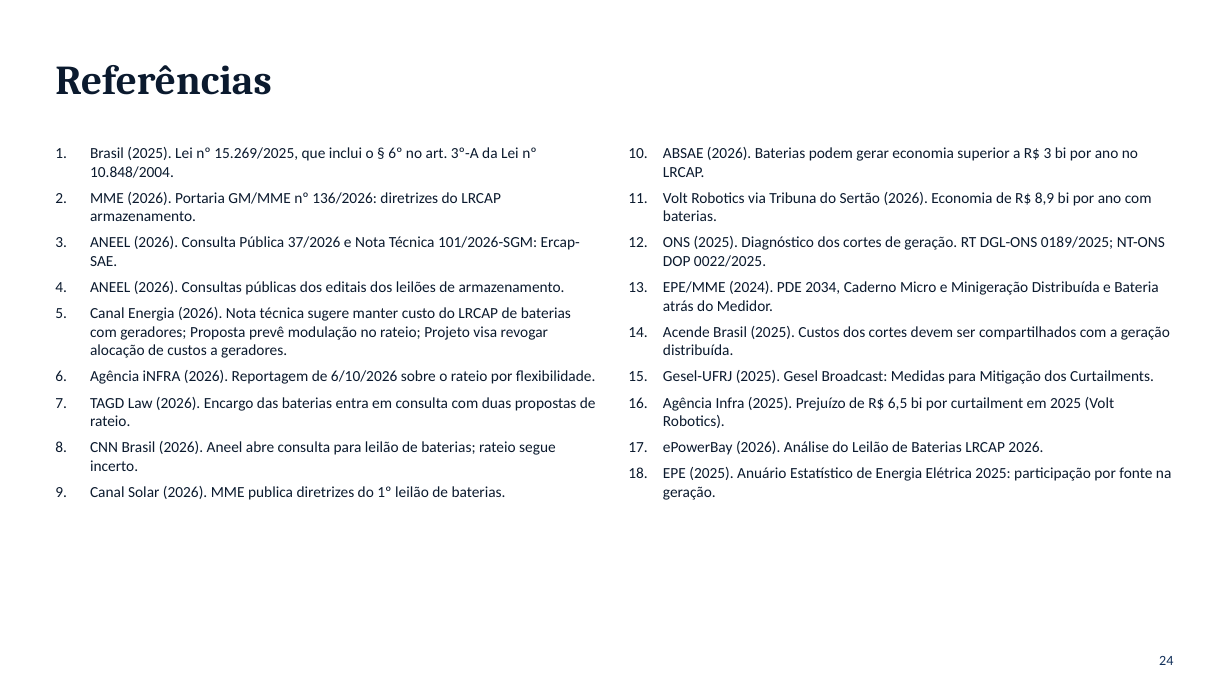
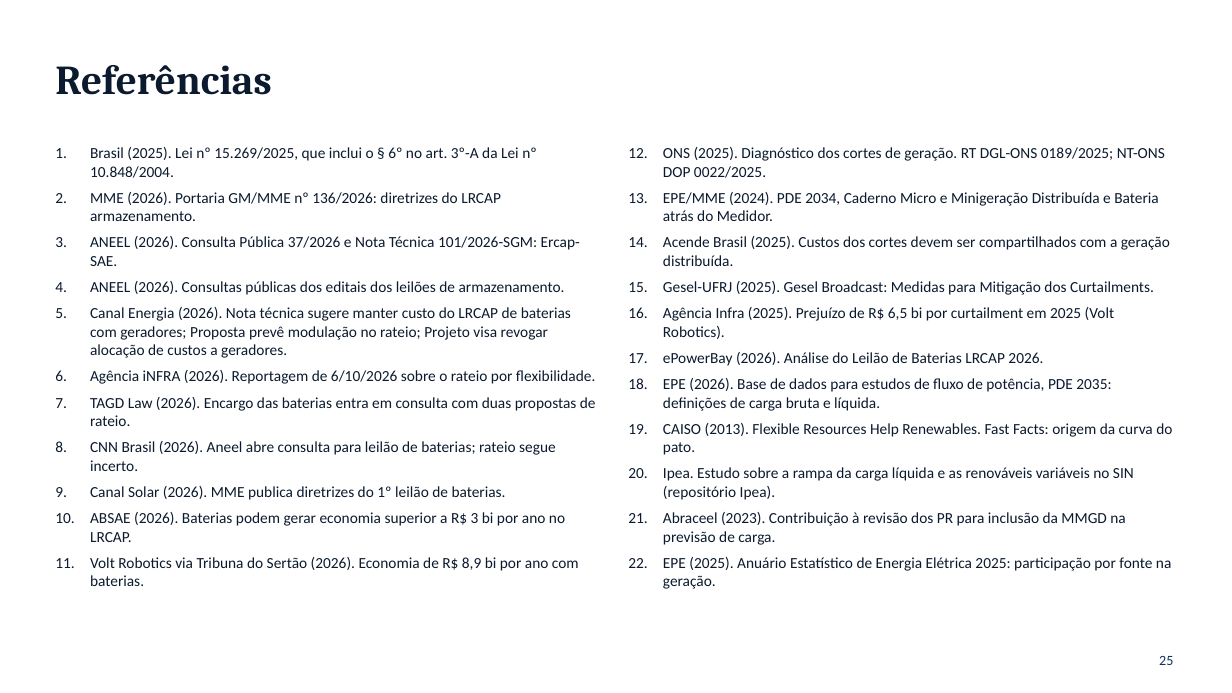
Before and after one commit to RonaldoSouza74/Instituto-de-Economia, a slide deck: slide 25 of Baterias_SIN_Economia_Setor_Eletrico_I.pptx (slide 24 before the commit). Drawn at 1232x693 pixels with LibreOffice and Linux fonts; fonts in the diff are those of the drawing. Boxes give left, top, right and bottom in pixels: in the first picture for what was removed or moved away, otherwise in the second. Text is boxed around its words. In the diff, an @@ line names an element or a change of style, - is before the commit and + after.

```diff
--- a/Baterias_SIN_Economia_Setor_Eletrico_I.pptx
+++ b/Baterias_SIN_Economia_Setor_Eletrico_I.pptx
@@ text at (x1=663, y1=147, x2=1152, y2=221): paragraphs removed @@
-10. ABSAE (2026). Baterias podem gerar economia superior a R$ 3 bi por ano no LRCAP.
-11. Volt Robotics via Tribuna do Sertão (2026). Economia de R$ 8,9 bi por ano com baterias.
@@ text at (x1=663, y1=378, x2=1172, y2=545): paragraphs added @@
+18. EPE (2026). Base de dados para estudos de fluxo de potência, PDE 2035: definições de carga bruta e líquida.
+19. CAISO (2013). Flexible Resources Help Renewables. Fast Facts: origem da curva do pato.
+20. Ipea. Estudo sobre a rampa da carga líquida e as renováveis variáveis no SIN (repositório Ipea).
+21. Abraceel (2023). Contribuição à revisão dos PR para inclusão da MMGD na previsão de carga.
@@ text at (x1=90, y1=512, x2=579, y2=586): paragraphs added @@
+10. ABSAE (2026). Baterias podem gerar economia superior a R$ 3 bi por ano no LRCAP.
+11. Volt Robotics via Tribuna do Sertão (2026). Economia de R$ 8,9 bi por ano com baterias.
@@ page number at (x1=1159, y1=656, x2=1173, y2=665): text changed @@
-24
+25
```
Also in this commit, not shown: 2 other slides changed, 1 slide added.
